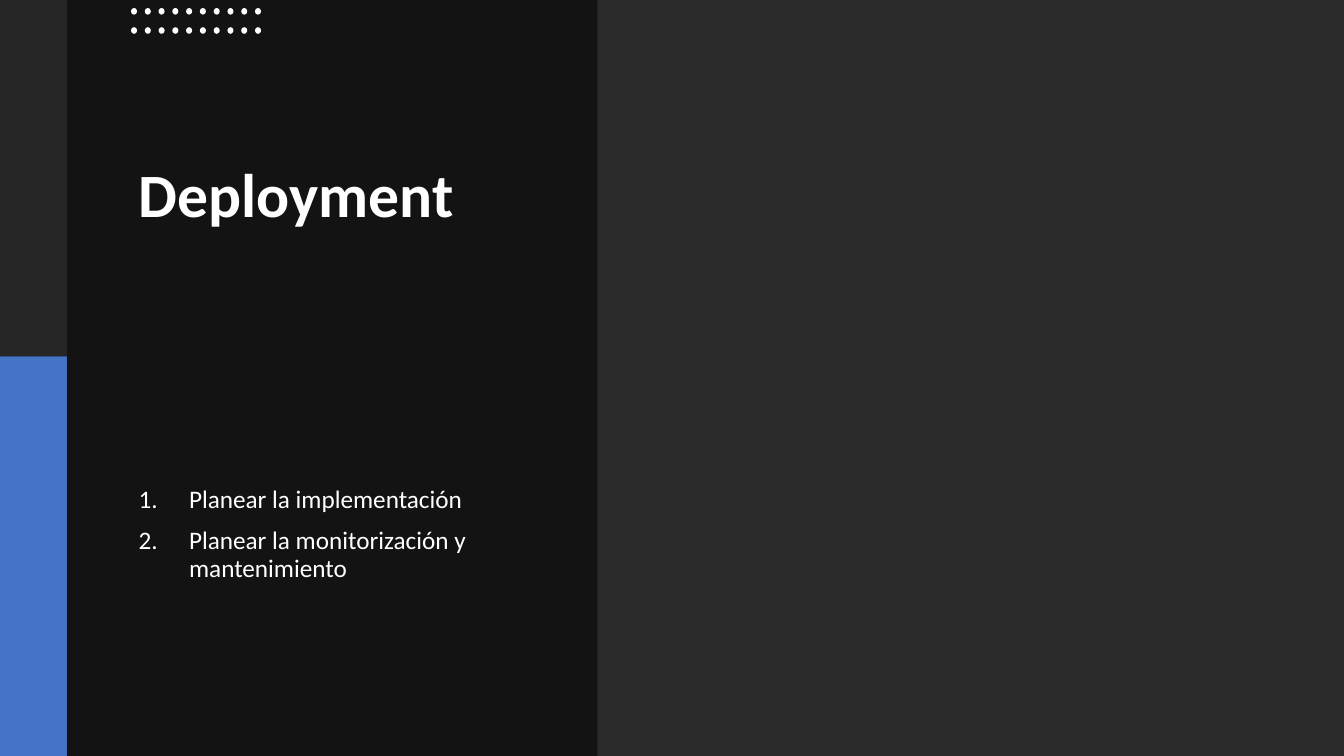
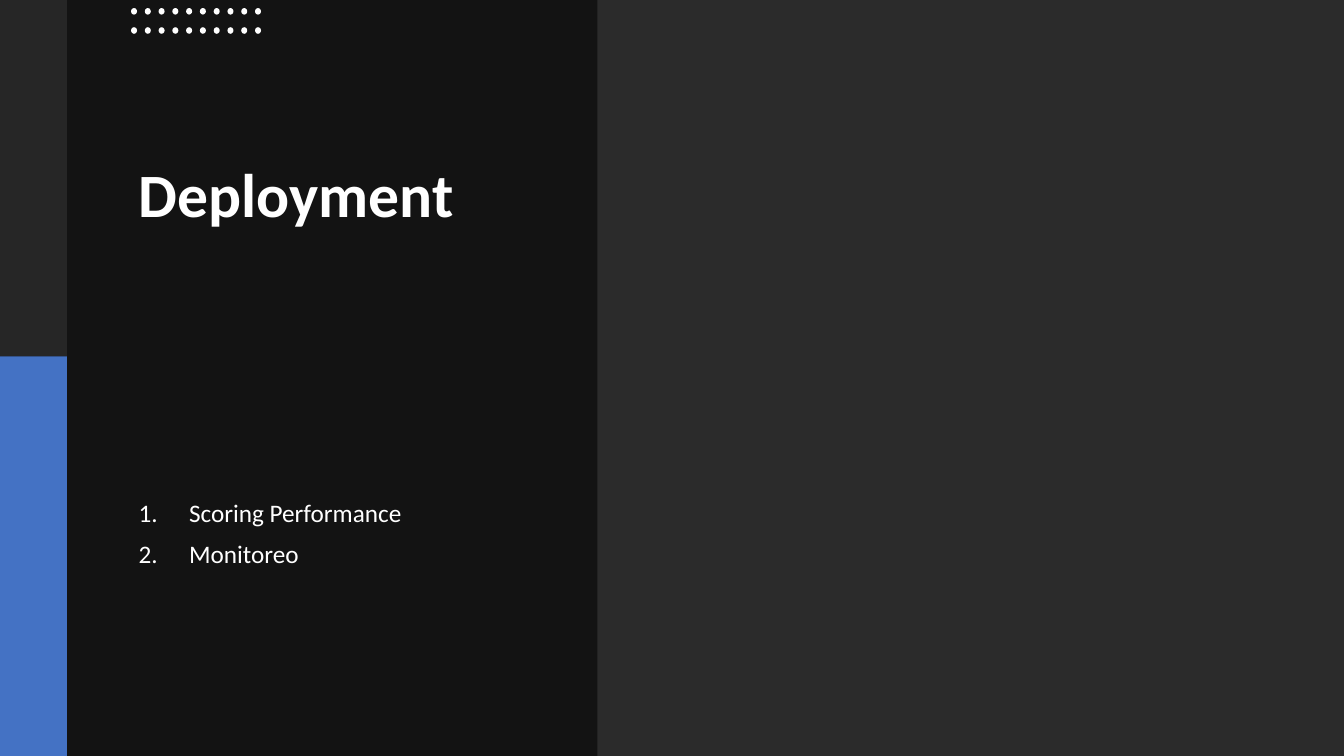
Before and after one commit to jaarciah/Proyecto-Integrador-2020-periodo-2, a slide deck: slide 23 of Docs/Project/Proyecto_Integrador.pptx (slide 22 before the commit). Drawn at 1344x756 pixels with LibreOffice and Linux fonts; fonts in the diff are those of the drawing; background and template pictures are left out; a plain dark background stands for a picture behind light text. Boxes give left, top, right and bottom in pixels: in the first picture for what was removed or moved away, otherwise in the second. Text is boxed around its words. In the diff, an @@ line names an element or a change of style, - is before the commit and + after.

```diff
--- a/Docs/Project/Proyecto_Integrador.pptx
+++ b/Docs/Project/Proyecto_Integrador.pptx
@@ text at (189, 504, 402, 563): text changed @@
-1. Planear la implementación
-2. Planear la monitorización y mantenimiento
+1. Scoring Performance
+2. Monitoreo
```
Also in this commit, not shown: 2 other slides changed, 1 slide added.
